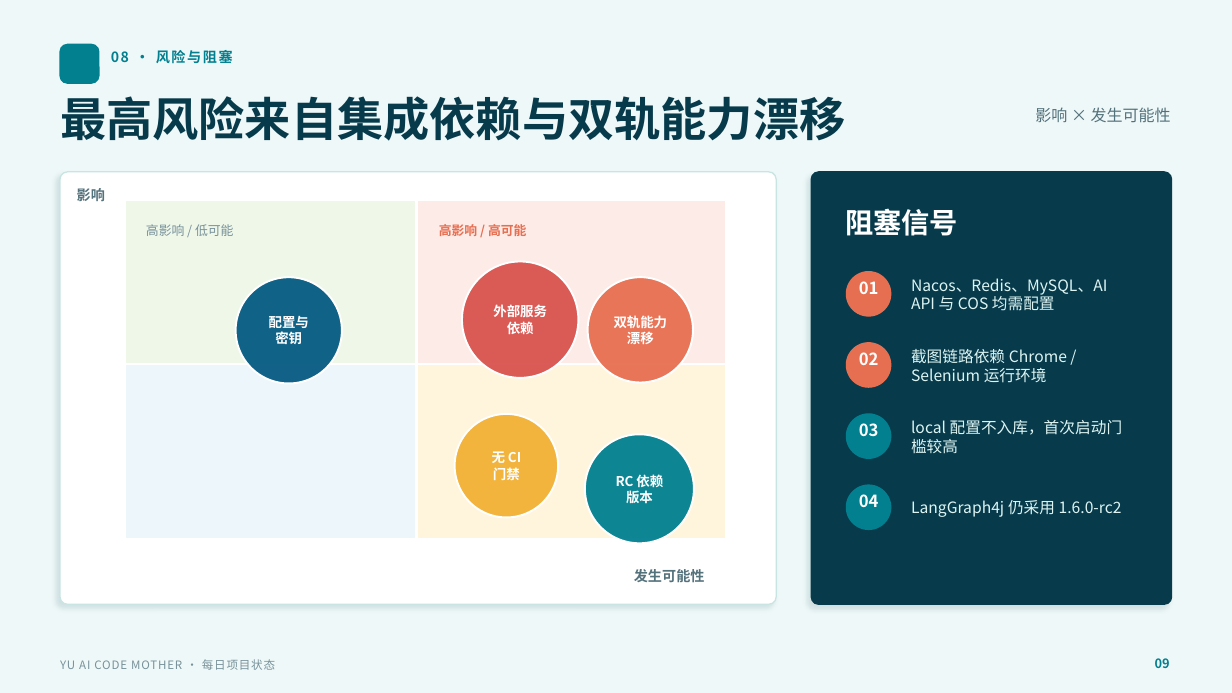
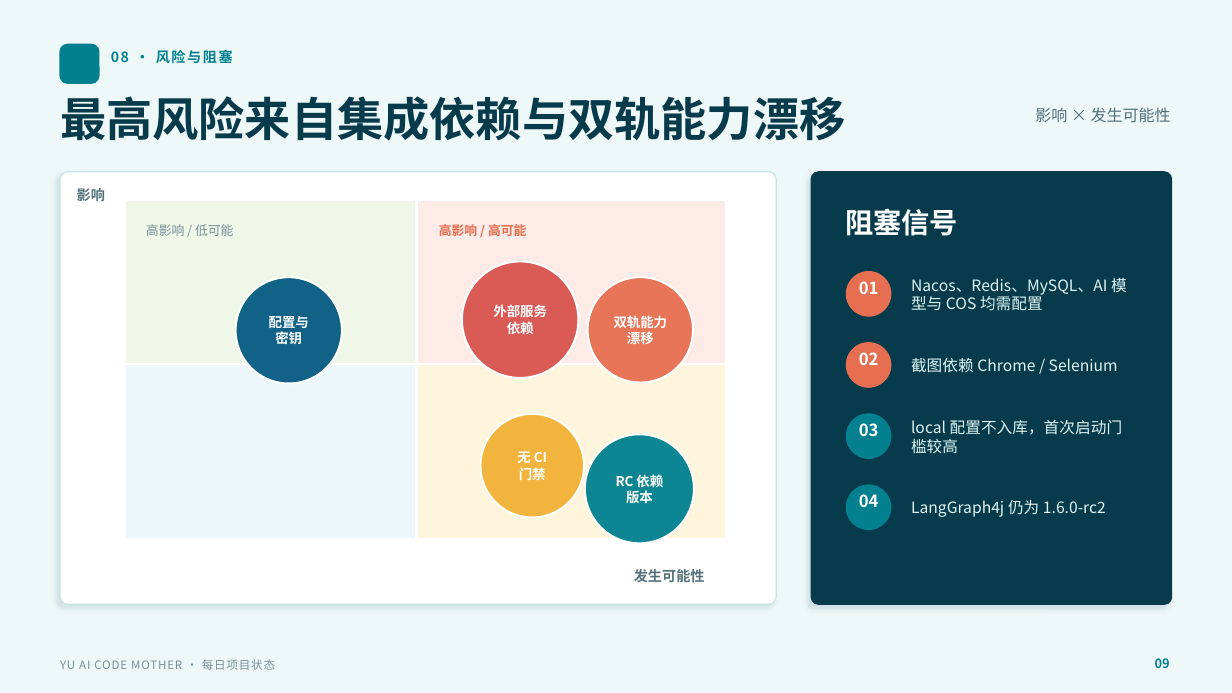
Before and after one commit to liyupi/yu-ai-code-mother, a slide deck: slide 9 of docs/reports/project-status-2026-07-20.pptx. Drawn at 1232x693 pixels with LibreOffice and Linux fonts; fonts in the diff are those of the drawing. Boxes give left, top, right and bottom in pixels: in the first picture for what was removed or moved away, otherwise in the second. Text is boxed around its words. In the diff, an @@ line names an element or a change of style, - is before the commit and + after.

```diff
--- a/docs/reports/project-status-2026-07-20.pptx
+++ b/docs/reports/project-status-2026-07-20.pptx
@@ text at [911,278,1127,311]: text changed @@
-Nacos、Redis、MySQL、AI API 与 COS 均需配置
+Nacos、Redis、MySQL、AI 模型与 COS 均需配置
@@ text at [911,358,1118,373]: text changed @@
-截图链路依赖 Chrome / Selenium 运行环境
+截图依赖 Chrome / Selenium
@@ ellipse: place and size @@
-ellipse at [455,414,558,518]
+ellipse at [481,414,584,518]
@@ text "无 CI": place and size @@
-text "无 CI" at [492,451,521,480]
+text "无 CI" at [517,451,547,480]
@@ text at [911,500,1106,517]: text changed @@
-LangGraph4j 仍采用 1.6.0-rc2
+LangGraph4j 仍为 1.6.0-rc2
```
Also in this commit, not shown: 4 other slides changed.
